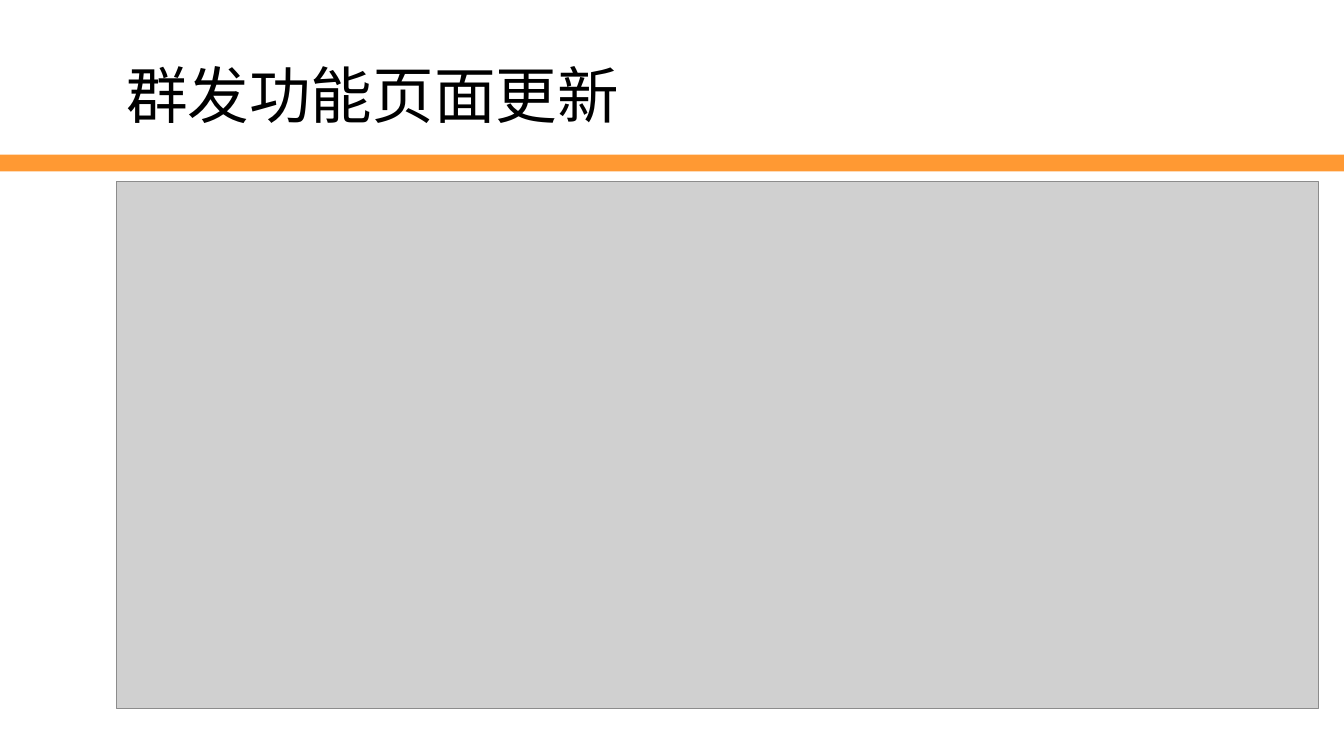
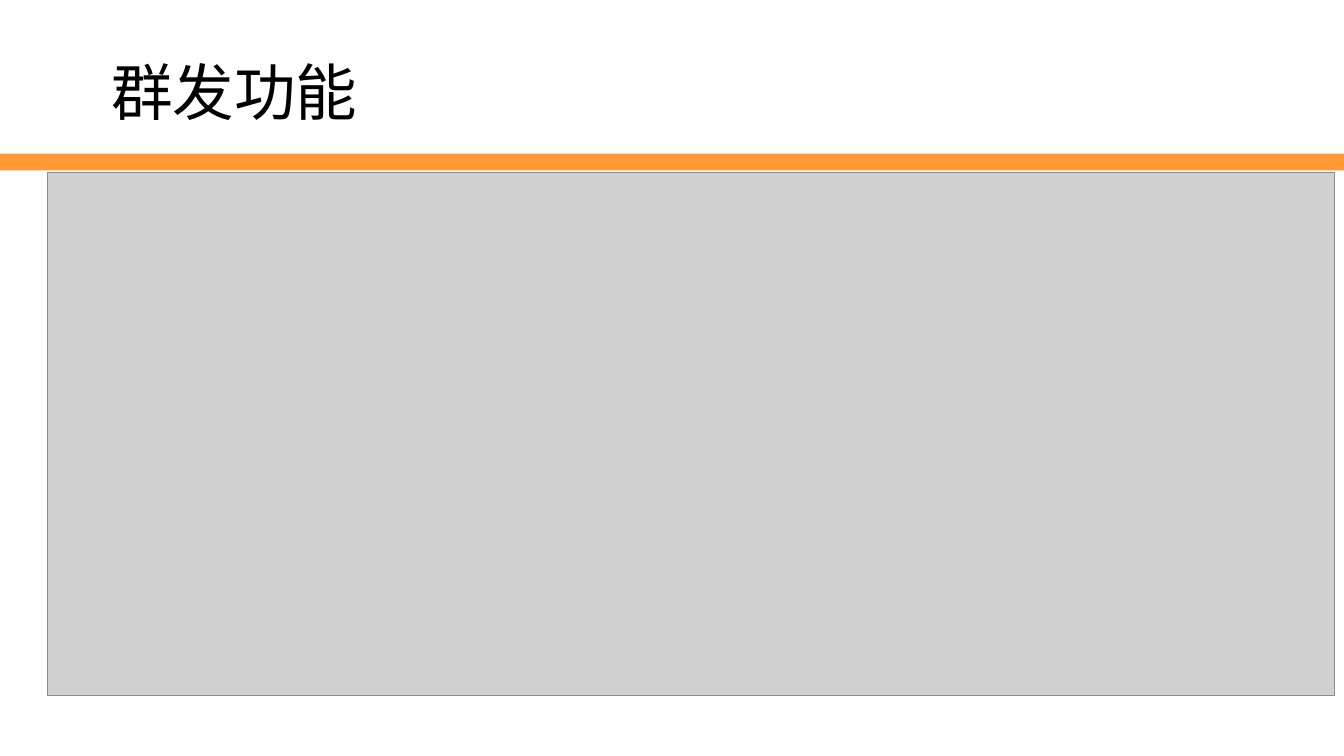
Before and after one commit to edu2act/2017-2018_1st_Wechat_Web_Programming, a slide deck: slide 16 of meterials/slides/ch01-wechat public platform.pptx. Drawn at 1344x756 pixels with LibreOffice and Linux fonts; fonts in the diff are those of the drawing; grey boxes stand for pictures; background and template pictures are left out. Boxes give left, top, right and bottom in pixels: in the first picture for what was removed or moved away, otherwise in the second. Text is boxed around its words. In the diff, an @@ line names an element or a change of style, - is before the commit and + after.

```diff
--- a/meterials/slides/ch01-wechat public platform.pptx
+++ b/meterials/slides/ch01-wechat public platform.pptx
@@ text at (111, 63, 357, 120): text changed @@
-群发功能页面更新
+群发功能
@@ picture: place and size @@
-picture at (116, 181, 1319, 709)
+picture at (47, 173, 1335, 697)
```
Also in this commit, not shown: 3 other slides changed, 1 slide added, 1 slide removed, 1 other file.
